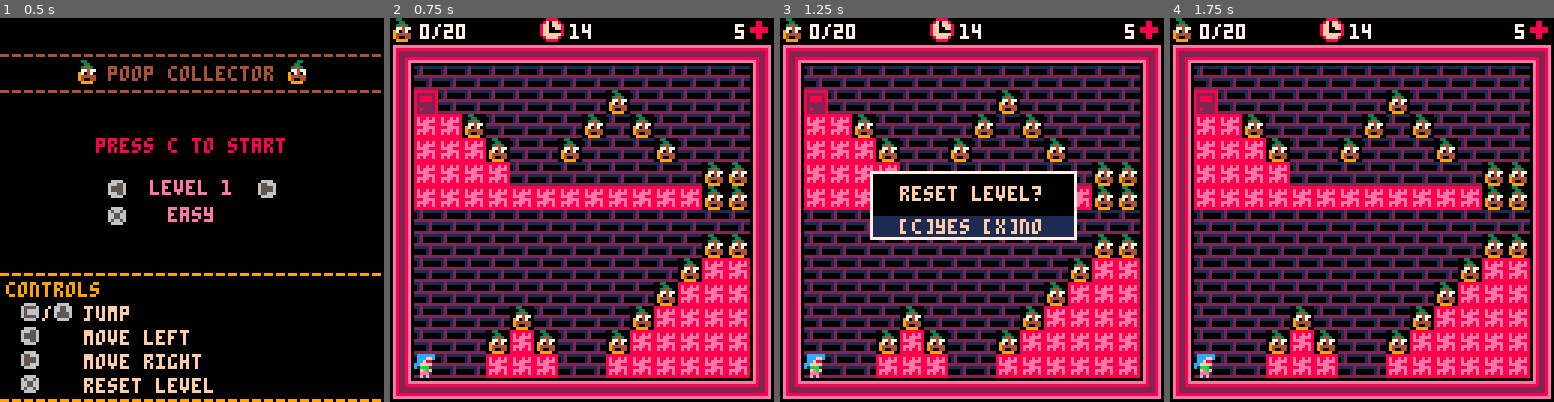
Above: before the commit, frames 1-4 (left to right).
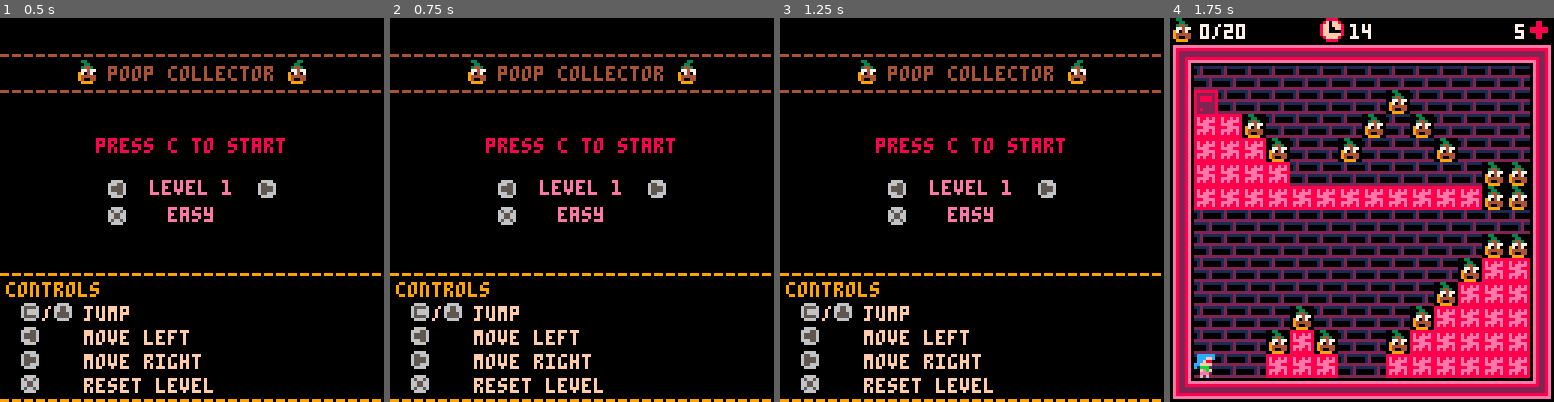
Above: after the commit, the same moments.

Repository: odinn1984/PICO8-Poop-Collector
Game: PICO-8 cartridge poop-collector.p8
Same seed, same stepped clock (60 frames per second), same inputs: the game is played once before the commit and once after it.
Inputs:
- Up to frame 1 (0.5 s): tap X (X key) at 0.33 s
- Up to frame 2 (0.75 s): tap O (Z key) at 0.7 s
- Up to frame 3 (1.25 s): tap X (X key) at 1.07 s
- Up to frame 4 (1.75 s): hold Right from 1.6 s (still down); tap O (Z key) at 1.7 s

Frame 1 is identical in both runs. In frame 2, 71% of the frame differs, in the area x 0-100%, y 0-100%; in frame 3, 68%; in frame 4, nothing differs.

Commit message:
feat: add music to game

Diff:
--- a/src/constants.lua
+++ b/src/constants.lua
@@ -33,12 +33,17 @@
 SFX_DOOR_OPEN = 2
 SFX_LEVEL_EXIT = 3
 SFX_WIN = 4
-SFX_START_LEVEL = 5
+SFX_START_GAME = 5
 SFX_TICK = 6
 SFX_TICK_ALARM = 7
-SFX_GAME_OVER = 8
 SFX_MAIN_MENU_BUTTON = 9
 SFX_GETTING_READY = 10
+
+-- Music
+MSC_MAIN_NONE=-1
+MSC_GAME_WIN=0
+MSC_MAIN_MENU=1
+MSC_GAME_OVER=1
 
 -- Sprites
 SPR_EMPTY = 8
--- a/src/gamemode.lua
+++ b/src/gamemode.lua
@@ -131,7 +131,7 @@
 end
 
 function start_next_level()
-    if current_level < number_of_levels then
+    if current_level < number_of_levels and player.lives >= 0 then
         current_level += 1
 
         init_level()
--- a/src/main.lua
+++ b/src/main.lua
@@ -3,6 +3,7 @@
 
 function _init()
     player = new_player()
+    music(MSC_MAIN_MENU)
 end
 
 function _draw()
@@ -113,6 +114,10 @@
     local current_level_num = get_current_level_num()
 
     if btnp(BUTTON_O) then
+        music(MSC_MAIN_NONE, 500)
+        sfx(SFX_START_GAME)
+        wait(50)
+
         maps = get_maps()
         initgamemode()
         start_next_level()
@@ -140,12 +145,11 @@
 
     if not updategamemode() then
         reload(0x1000, 0x1000, 0x2000)
-        init_level()
-        player.lives -= 1
-
-        if player.lives < 0 then
-            sfx(SFX_GAME_OVER)
-            game_state = STATE_GAME_OVER
+
+        kill_player()
+
+        if player.lives >= 0 then
+            init_level()
         end
     end
 
@@ -157,7 +161,7 @@
 
     if open_door_colliding(player) then
         if not start_next_level() then
-            sfx(SFX_WIN)
+            music(MSC_GAME_WIN)
             game_state = STATE_GAME_WIN
         end
     end
@@ -169,10 +173,13 @@
     elseif btnp(BUTTON_O) then
         game_state = STATE_GAME_LOOP
         reload(0x1000, 0x1000, 0x2000)
-        init_level()
 
         if get_difficulty() == NORMAL_DIFFICULTY then
-            player.lives -= 1
+            kill_player()
+        end
+
+        if player.lives >= 0 then
+            init_level()
         end
     end
 end
@@ -184,3 +191,16 @@
 function update_gameover()
     camera(0, 0)
 end
+
+function kill_player()
+    player.lives -= 1
+
+    if player.lives < 0 then
+        music(MSC_GAME_OVER)
+        game_state = STATE_GAME_OVER
+    end
+end
+
+function wait(t)
+    for i = 1,t do flip() end
+end
Not shown, changed: the music (__music__) section of poop-collector.p8
Not shown, changed: the sound effects (__sfx__) section of poop-collector.p8
